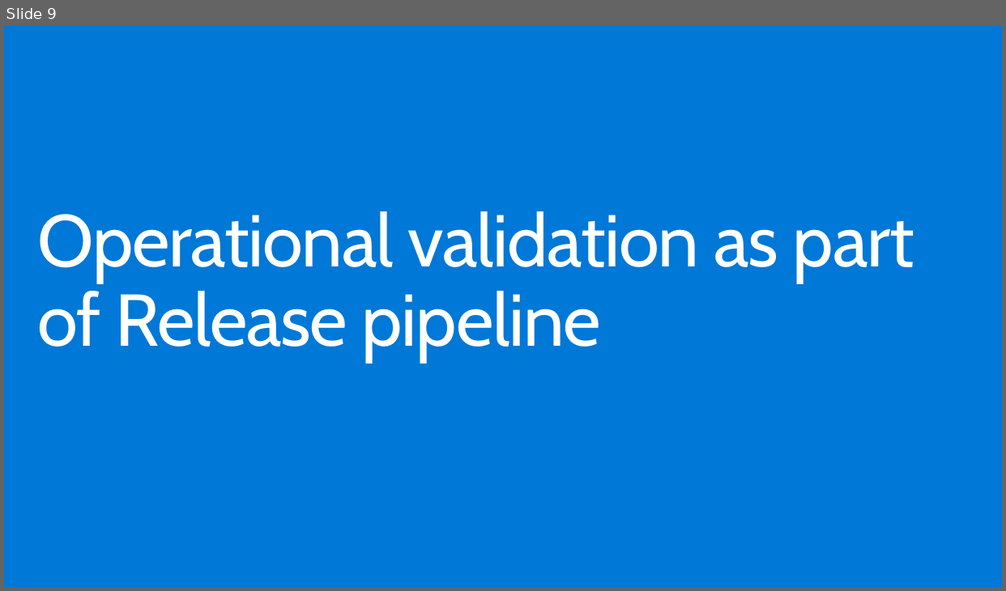
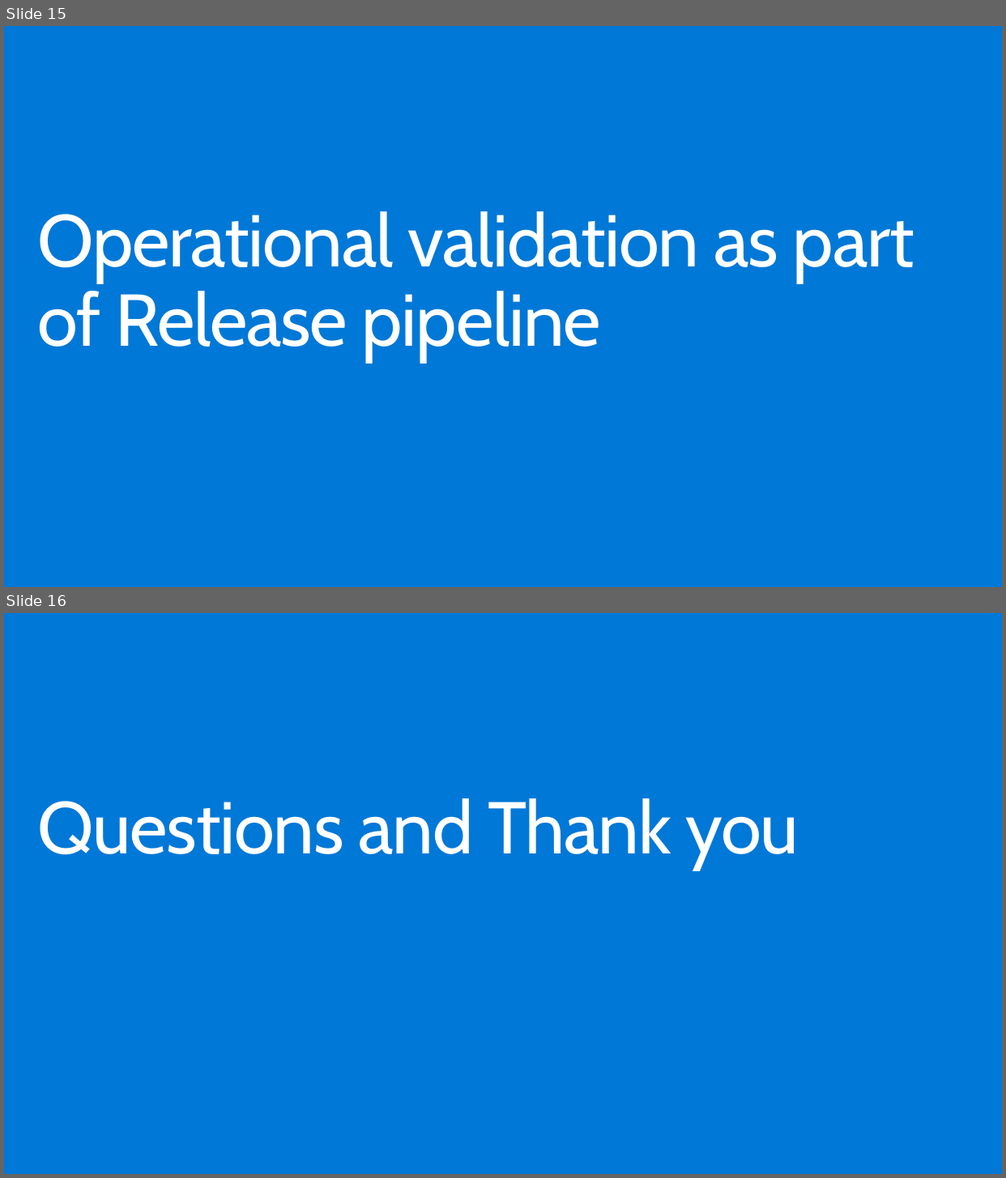
Before and after one commit to riteshmodi123/Presentations, a slide deck: OpsValidation.pptx. Shown one above the other, each under a label of ours: slide 9 before the commit, slides 15 and 16 after it. The pictures are 1006x591 and 1006x1178 pixels, drawn with LibreOffice and Linux fonts; fonts in the diff are those of the drawing. Boxes give left, top, right and bottom in pixels: in the first picture for what was removed or moved away, otherwise in the second. Text is boxed around its words. In the diff, an @@ line names an element or a change of style, - is before the commit and + after.

```diff
--- a/OpsValidation.pptx
+++ b/OpsValidation.pptx
@@ slide 16 added at bbox=[4, 613, 1002, 1174], background #0078D7 @@
@@ title added at bbox=[38, 798, 799, 871], 72 pt, text #FFFFFF @@
+Questions and Thank you
@@ what was slide 9 is now slide 15 @@
```
Also in this commit, not shown: 1 slide changed, 7 other slides added, 2 slides removed.
